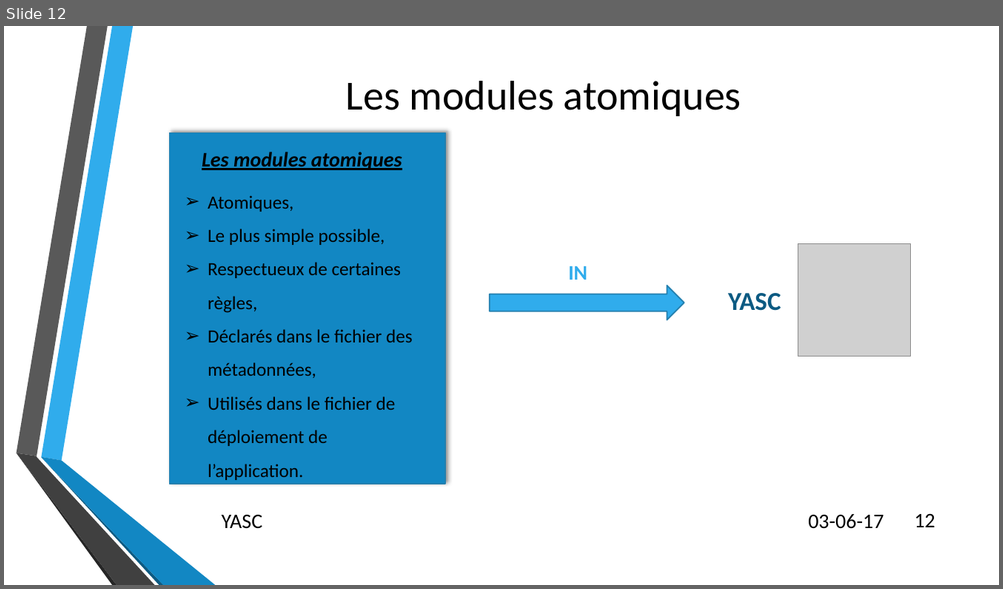
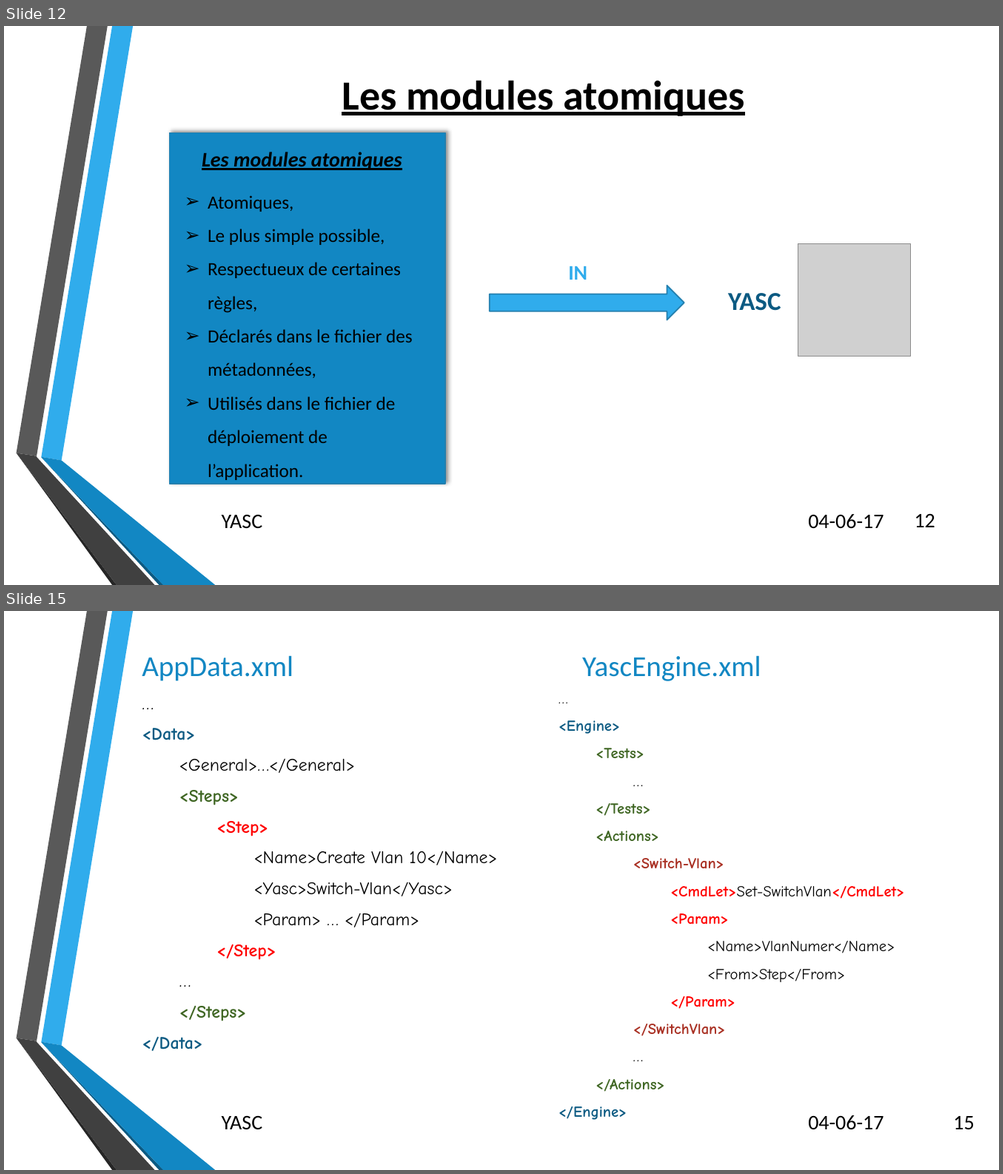
Before and after one commit to CerfontaineMathieu/TFE, a slide deck: Automatisation des déploiements d’applications et d’équipements réseaux via.pptx. Shown one above the other, each under a label of ours: slide 12 before the commit, slides 12 and 15 after it; the slides between them are not shown. The pictures are 1003x589 and 1003x1174 pixels, drawn with LibreOffice and Linux fonts; fonts in the diff are those of the drawing; grey boxes stand for pictures; background and template pictures are left out. Boxes give left, top, right and bottom in pixels: in the first picture for what was removed or moved away, otherwise in the second. Text is boxed around its words. In the diff, an @@ line names an element or a change of style, - is before the commit and + after.

```diff
--- a/Automatisation des déploiements d’applications et d’équipements réseaux via.pptx
+++ b/Automatisation des déploiements d’applications et d’équipements réseaux via.pptx
@@ slide 15 added at <box>4,611,999,1170</box>, background picture (left out); not listed: 6 template elements that a slide beside it also shows @@
@@ text added at <box>142,655,293,681</box>, 28 pt, text #1287C3 @@
+AppData.xml
@@ text added at <box>582,655,760,681</box>, 28 pt, text #1287C3 @@
+YascEngine.xml
@@ text added at <box>558,721,905,1092</box>, 14.7 pt, text #000000, bold @@
+…
+<Engine>
+<Tests>
+…
+</Tests>
+<Actions>
+<Switch-Vlan>
+  <CmdLet>Set-SwitchVlan</CmdLet>
+  <Param>
+  <Name>VlanNumer</Name>
+  <From>Step</From>
+  </Param>
+</SwitchVlan>
+…
+</Actions>
+</Engine>
@@ text added at <box>142,728,497,1051</box>, 17 pt, text #000000 @@
+…
+<Data>
+<General>…</General>
+<Steps>
+<Step>
+<Name>Create Vlan 10</Name>
+<Yasc>Switch-Vlan</Yasc>
+<Param> … </Param>
+</Step>
+…
+</Steps>
+</Data>
@@ text added at <box>222,1116,263,1130</box>, 20 pt, text #000000 @@
+YASC
@@ text added at <box>808,1116,883,1130</box>, 20 pt, text #000000 @@
+04-06-17
@@ page number added at <box>953,1116,973,1130</box>, 20 pt, text #000000 @@
+15
@@ slide 12 changed as well @@
@@ title "Les modules atomiques" at <box>341,80,745,116</box>: bold on, underline on @@
@@ text at <box>808,514,883,529</box>: text changed @@
-03-06-17
+04-06-17
```
Also in this commit, not shown: 11 other slides changed, 8 other slides added, 1 other file.
